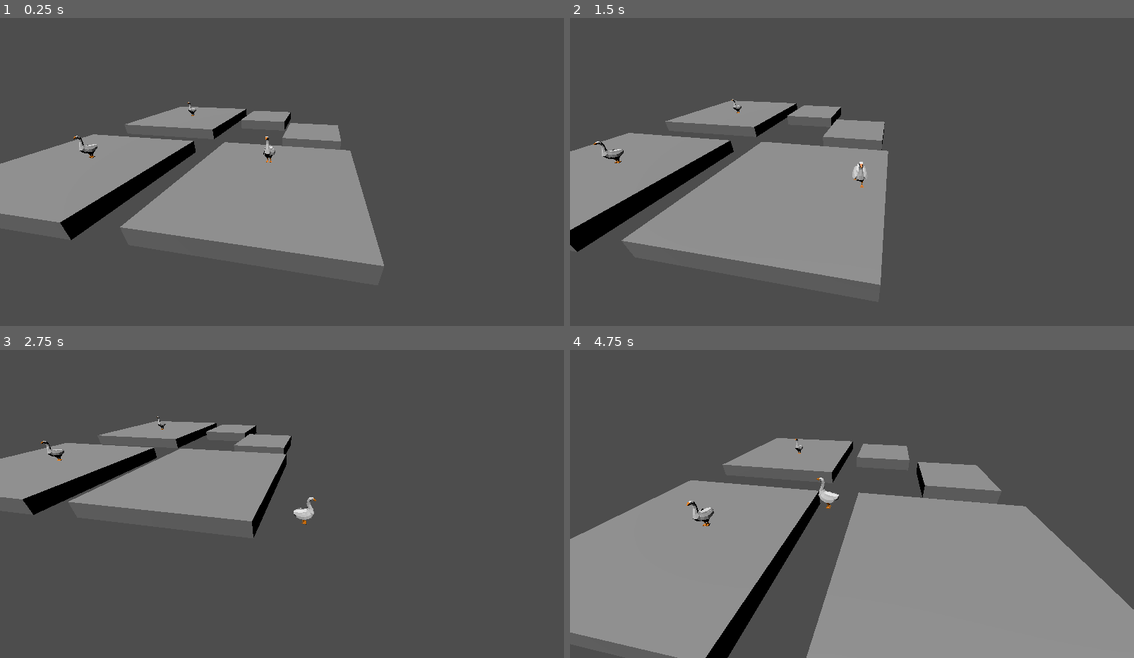
Above: before the commit, frames 1-4 (two rows, left to right).
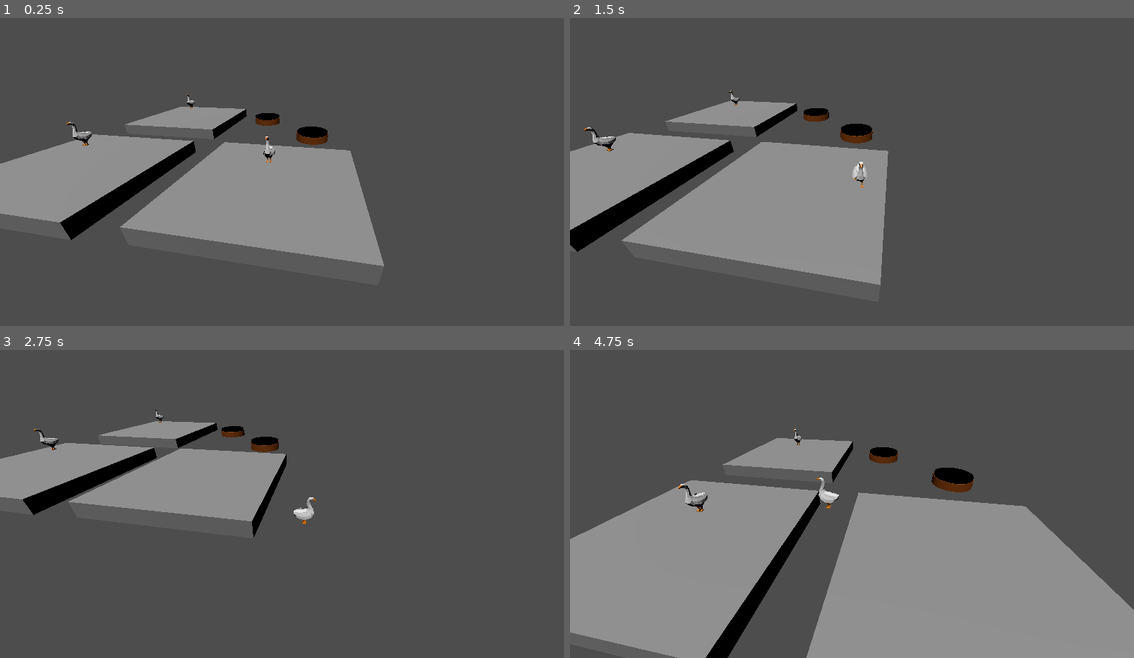
Above: after the commit, the same moments.

Repository: nialdixon8/3DGooseGame
Game: Godot game, scene res://main.tscn
The game is run twice, just before and just after one commit, with the same random seed, the same clock (stepped at 60 frames per second) and the same inputs.
Inputs:
- Up to frame 1 (0.25 s): no input
- Up to frame 2 (1.5 s): tap Enter (ui_accept) at 0.5, 0.77 s; hold Right (ui_right) 0.53-1.28 s; hold Down (ui_down) from 1.28 s (still down)
- Up to frame 3 (2.75 s): tap Enter (ui_accept) at 1.52 s; release Down (ui_down) at 2.03 s; hold Right (ui_right) from 2.03 s (still down)
- Up to frame 4 (4.75 s): release Right (ui_right) at 2.78 s; hold Up (ui_up) 2.78-3.53 s; tap Enter (ui_accept) at 3.02, 3.77, 4.52 s; hold Left (ui_left) from 3.53 s (still down)

The runs differ from the first frame. In frame 1, 1.1% of the frame differs, in the area x 11-61%, y 24-46%; in frame 2, 1.3%; in frame 3, 0.9%; in frame 4, 1.8%, in the area x 19-77%, y 25-58%.

Commit message:
added assets folder

Diff:
--- a/enemy.tscn
+++ b/enemy.tscn
@@ -1,7 +1,7 @@
 [gd_scene load_steps=4 format=3 uid="uid://c5l65pcv578or"]
 
 [ext_resource type="Script" path="res://enemy.gd" id="1_lq7jy"]
-[ext_resource type="PackedScene" uid="uid://dmbm3plrojfsw" path="res://goose1 (1).glb" id="2_d088w"]
+[ext_resource type="PackedScene" uid="uid://2d38ytxly0t1" path="res://assets/goose2.glb" id="2_yhmih"]
 
 [sub_resource type="CapsuleShape3D" id="CapsuleShape3D_pwrdg"]
 
@@ -11,8 +11,8 @@
 [node name="CollisionShape3D" type="CollisionShape3D" parent="."]
 shape = SubResource("CapsuleShape3D_pwrdg")
 
-[node name="goose1 (1)" parent="." instance=ExtResource("2_d088w")]
-transform = Transform3D(1.19249e-08, 0, -1, 0, 1, 0, 1, 0, 1.19249e-08, 0, -0.866311, 0)
-
 [node name="RayCast3D" type="RayCast3D" parent="."]
 target_position = Vector3(0, 0, 1)
+
+[node name="goose2" parent="." instance=ExtResource("2_yhmih")]
+transform = Transform3D(1.19249e-08, 0, -1, 0, 1, 0, 1, 0, 1.19249e-08, 0, 0, 0)
--- a/falling_platform.tscn
+++ b/falling_platform.tscn
@@ -1,12 +1,11 @@
 [gd_scene load_steps=4 format=3 uid="uid://541q511nk721"]
 
 [ext_resource type="Script" path="res://falling_platform.gd" id="1_we30s"]
+[ext_resource type="PackedScene" uid="uid://dj4t0t2ks4x2r" path="res://assets/smallCirclePlatform.glb" id="2_qerpy"]
 
-[sub_resource type="BoxShape3D" id="BoxShape3D_0h26e"]
-size = Vector3(5, 1, 5)
-
-[sub_resource type="BoxMesh" id="BoxMesh_ak8pt"]
-size = Vector3(5, 1, 5)
+[sub_resource type="CylinderShape3D" id="CylinderShape3D_y3b8v"]
+height = 0.7
+radius = 1.51332
 
 [node name="fallingPlatform" type="Node3D"]
 script = ExtResource("1_we30s")
@@ -14,19 +13,18 @@
 [node name="Area3D" type="Area3D" parent="."]
 
 [node name="CollisionShape3D" type="CollisionShape3D" parent="Area3D"]
-transform = Transform3D(1, 0, 0, 0, 1, 0, 0, 0, 1, 0, 1.1, 0)
-shape = SubResource("BoxShape3D_0h26e")
+transform = Transform3D(1, 0, 0, 0, 1, 0, 0, 0, 1, 0, 1.04926, 0)
+shape = SubResource("CylinderShape3D_y3b8v")
 
 [node name="Timer" type="Timer" parent="."]
 
 [node name="StaticBody3D" type="StaticBody3D" parent="."]
 
 [node name="CollisionShape3D" type="CollisionShape3D" parent="StaticBody3D"]
-shape = SubResource("BoxShape3D_0h26e")
+transform = Transform3D(1, 0, 0, 0, 1, 0, 0, 0, 1, 0, 0.116354, 0)
+shape = SubResource("CylinderShape3D_y3b8v")
 
-[node name="MeshInstance3D" type="MeshInstance3D" parent="StaticBody3D"]
-mesh = SubResource("BoxMesh_ak8pt")
-skeleton = NodePath("")
+[node name="smallCirclePlatform" parent="StaticBody3D" instance=ExtResource("2_qerpy")]
 
 [connection signal="body_entered" from="Area3D" to="." method="_on_area_3d_body_entered"]
 [connection signal="timeout" from="Timer" to="." method="_on_timer_timeout"]
--- a/player.gd
+++ b/player.gd
@@ -13,6 +13,7 @@
 
 var rotation_direction = 0
 var velocityY = 0
+
 
 func _physics_process(delta):
 	if downRay.is_colliding():
--- a/player.tscn
+++ b/player.tscn
@@ -1,7 +1,7 @@
 [gd_scene load_steps=4 format=3 uid="uid://hbk1l0bonreu"]
 
 [ext_resource type="Script" path="res://player.gd" id="1_ekcdj"]
-[ext_resource type="PackedScene" uid="uid://2d38ytxly0t1" path="res://goose2.glb" id="2_m3dd3"]
+[ext_resource type="PackedScene" uid="uid://2d38ytxly0t1" path="res://assets/goose2.glb" id="2_1rg53"]
 
 [sub_resource type="CapsuleShape3D" id="CapsuleShape3D_7tirt"]
 
@@ -16,23 +16,5 @@
 [node name="RayCast3D" type="RayCast3D" parent="CharacterBody3D"]
 target_position = Vector3(0, -2, 0)
 
-[node name="goose2" parent="CharacterBody3D" instance=ExtResource("2_m3dd3")]
+[node name="goose2" parent="CharacterBody3D" instance=ExtResource("2_1rg53")]
 transform = Transform3D(1.19249e-08, 0, -1, 0, 1, 0, 1, 0, 1.19249e-08, 0, 0, 0)
-
-[node name="Skeleton3D" parent="CharacterBody3D/goose2/феодосий" index="0"]
-bones/0/position = Vector3(1.16437e-10, 0.0276698, 8.32667e-16)
-bones/0/rotation = Quaternion(6.83082e-07, 1.62955e-07, -0.772861, 0.634575)
-bones/1/rotation = Quaternion(0.00160535, -0.021479, 0.12093, 0.992427)
-bones/4/rotation = Quaternion(0.0178155, 0.00156988, 0.142702, 0.989604)
-bones/9/rotation = Quaternion(-0.785814, 0.132243, 0.595604, -0.101313)
-bones/10/rotation = Quaternion(-0.461774, -0.1227, 0.87128, 0.112161)
-bones/11/position = Vector3(0.227671, 0.0921704, 0.141244)
-bones/11/rotation = Quaternion(0.849874, 0.518872, 0.0839139, 0.0380029)
-bones/12/rotation = Quaternion(0.00814239, -0.00411084, 0.0966413, 0.995278)
-bones/14/position = Vector3(0.222249, 0.364087, -0.0800105)
-bones/14/rotation = Quaternion(0.512065, 0.85888, -0.00924344, -0.00547239)
-bones/15/rotation = Quaternion(-0.0105706, 0.00191329, 0.175094, 0.984493)
-bones/17/position = Vector3(-2.32831e-10, 0.0276698, -7.63278e-17)
-bones/17/rotation = Quaternion(-0.412952, 0.573996, 0.412952, 0.573996)
-
-[editable path="CharacterBody3D/goose2"]
Binary file removed: 5b1f54c539b840e6a5a377b044b5b331.glb
Renamed: goose2.glb -> assets/goose2.glb
Not shown, changed: assets/goose2.glb.import
Binary file added: assets/smallCirclePlatform.glb
Not shown, changed: assets/smallCirclePlatform.glb.import
Binary file removed: goose1 (1).glb
Not shown, removed: goose2.glb.import
Not shown, added: smallCirclePlatform.blend1
